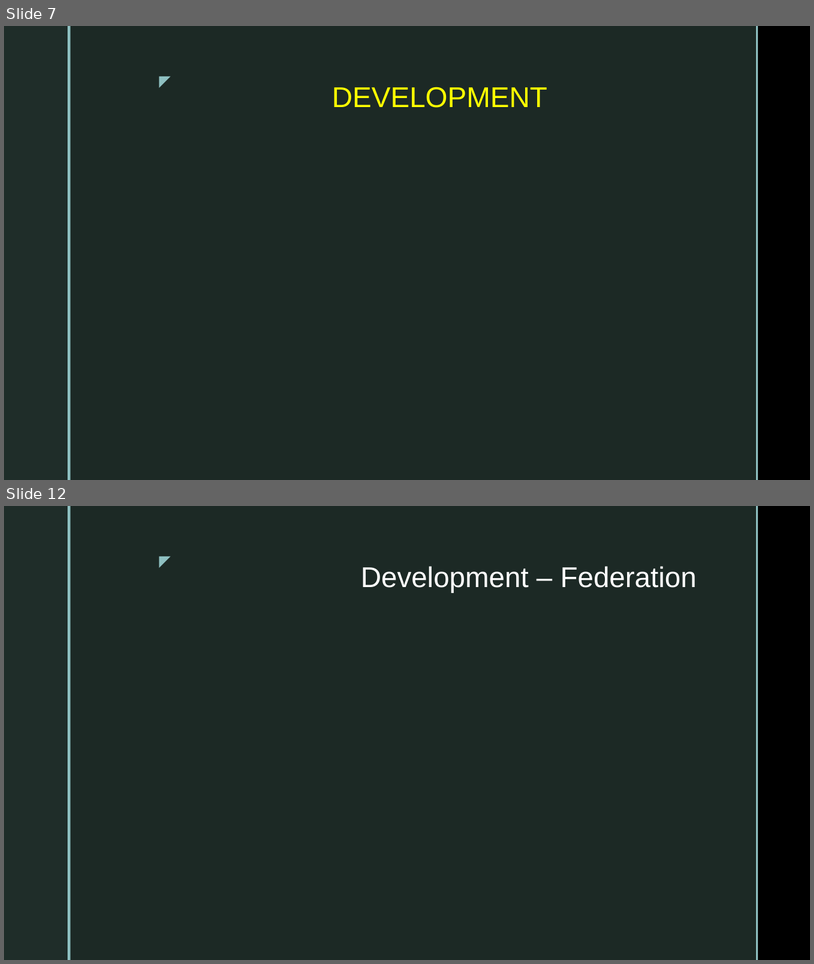
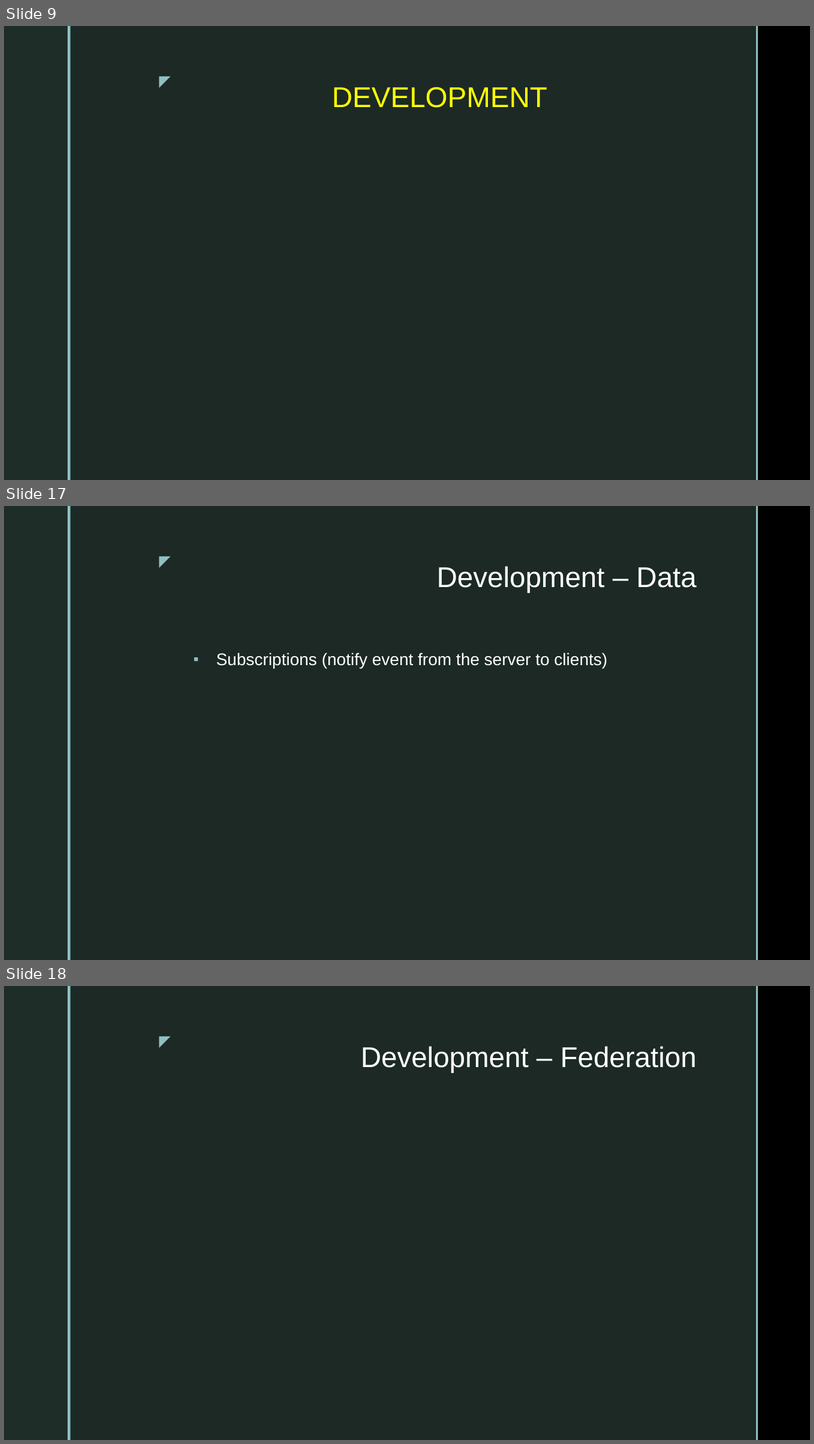
Before and after one commit to dtvu94/Apollo-Server-Client, a slide deck: Docs/Apollo_Server.pptx. Shown one above the other, each under a label of ours: slides 7 and 12 before the commit, slides 9, 17 and 18 after it; the slides between them are not shown. The pictures are 814x964 and 814x1444 pixels, drawn with LibreOffice and Linux fonts; fonts in the diff are those of the drawing; background and template pictures are left out. Boxes give left, top, right and bottom in pixels: in the first picture for what was removed or moved away, otherwise in the second. Text is boxed around its words. In the diff, an @@ line names an element or a change of style, - is before the commit and + after.

Commit message:
Update server schema

```diff
--- a/Docs/Apollo_Server.pptx
+++ b/Docs/Apollo_Server.pptx
@@ slide 17 added at (4,506,810,960), background picture (left out); not listed: 5 template elements that a slide beside it also shows @@
@@ title added at (437,566,696,592), 34 pt, text #FFFFFF @@
+Development – Data
@@ text added at (216,652,608,669), 20 pt, text #FFFFFF @@
+▪ Subscriptions (notify event from the server to clients)
@@ what was slide 7 is now slide 9 @@
@@ what was slide 12 is now slide 18 @@
```
Also in this commit, not shown: 3 slides changed, 7 other slides added, 2 slides removed, 9 other files.
